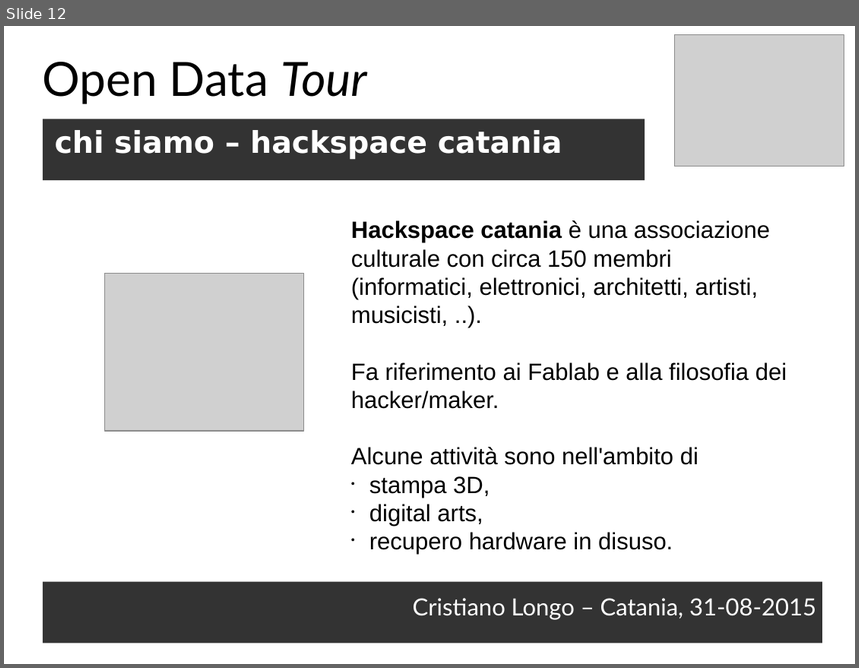
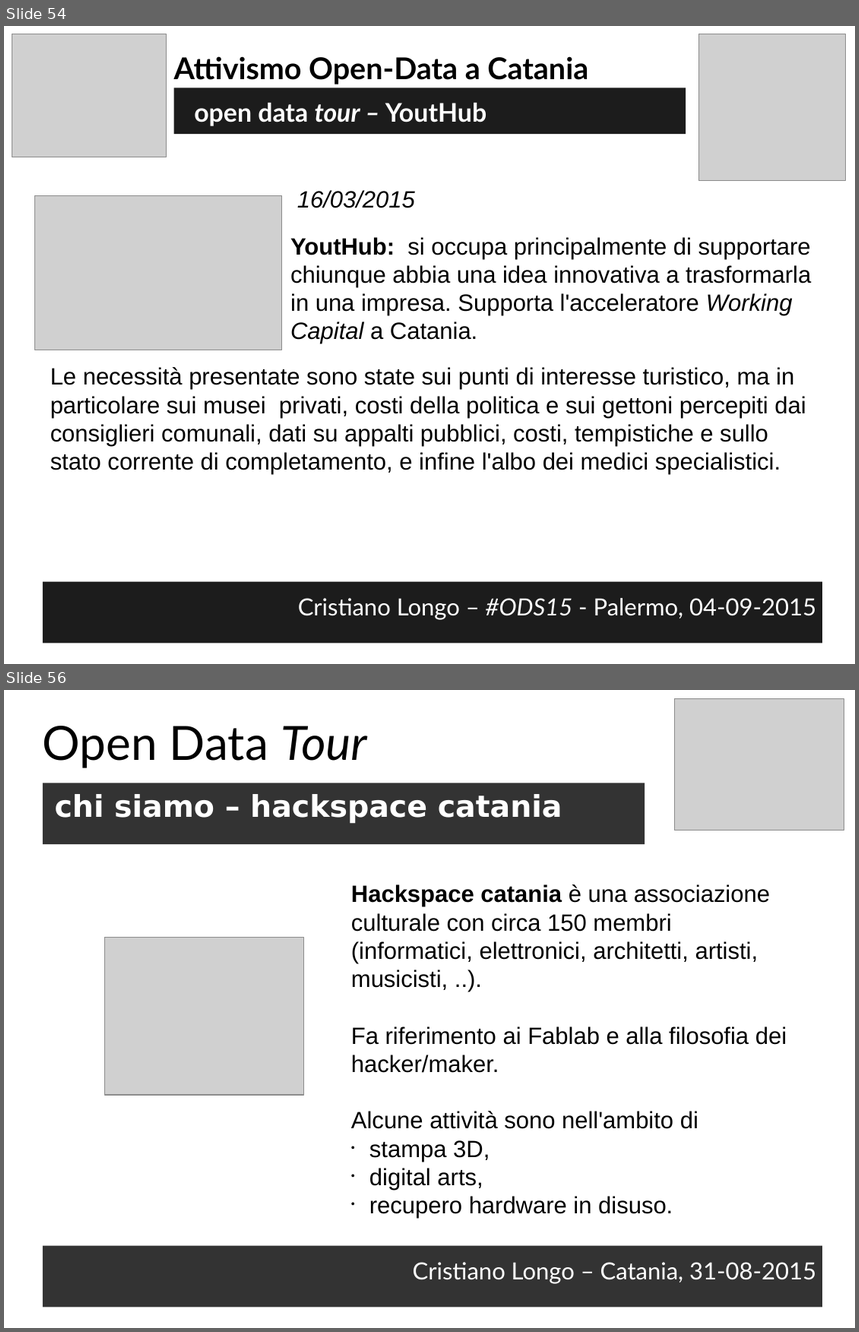
Before and after one commit to opendatahacklab/opendatahacklab.github.io, a slide deck: events/odt_ods15.odp. Shown one above the other, each under a label of ours: slide 12 before the commit, slides 54 and 56 after it; the slides between them are not shown. The pictures are 859x668 and 859x1332 pixels, drawn with LibreOffice and Linux fonts; fonts in the diff are those of the drawing; grey boxes stand for pictures. Boxes give left, top, right and bottom in pixels: in the first picture for what was removed or moved away, otherwise in the second. Text is boxed around its words. In the diff, an @@ line names an element or a change of style, - is before the commit and + after.

```diff
--- a/events/odt_ods15.odp
+++ b/events/odt_ods15.odp
@@ slide 54 added at <box>4,26,855,664</box>, background #FFFFFF @@
@@ picture added at <box>12,34,166,157</box> @@
@@ picture added at <box>699,34,846,180</box> @@
@@ text added at <box>174,56,588,85</box>, 28 pt, text #000000, bold @@
+Attivismo Open-Data a Catania
@@ text added at <box>174,88,686,134</box>, fill #1C1C1C, 24 pt, text #FFFFFF, bold @@
+open data tour – YoutHub
@@ picture added at <box>35,196,282,351</box> @@
@@ text added at <box>297,190,415,208</box>, 22 pt, text #000000, italic @@
+16/03/2015
@@ text added at <box>291,237,811,344</box>, 22 pt, text #000000 @@
+YoutHub: si occupa principalmente di supportare chiunque abbia una idea innovativa a trasformarla in una impresa. Supporta l'acceleratore Working Capital a Catania.
@@ text added at <box>50,367,806,475</box>, 22 pt, text #000000 @@
+Le necessità presentate sono state sui punti di interesse turistico, ma in particolare sui musei privati, costi della politica e sui gettoni percepiti dai consiglieri comunali, dati su appalti pubblici, costi, tempistiche e sullo stato corrente di completamento, e infine l'albo dei medici specialistici.
@@ text added at <box>43,582,823,643</box>, fill #1C1C1C, 22 pt, text #FFFFFF @@
+Cristiano Longo – #ODS15 - Palermo, 04-09-2015
@@ what was slide 12 is now slide 56 @@
```
Also in this commit, not shown: 3 slides changed, 44 other slides added, 73 slides removed.
